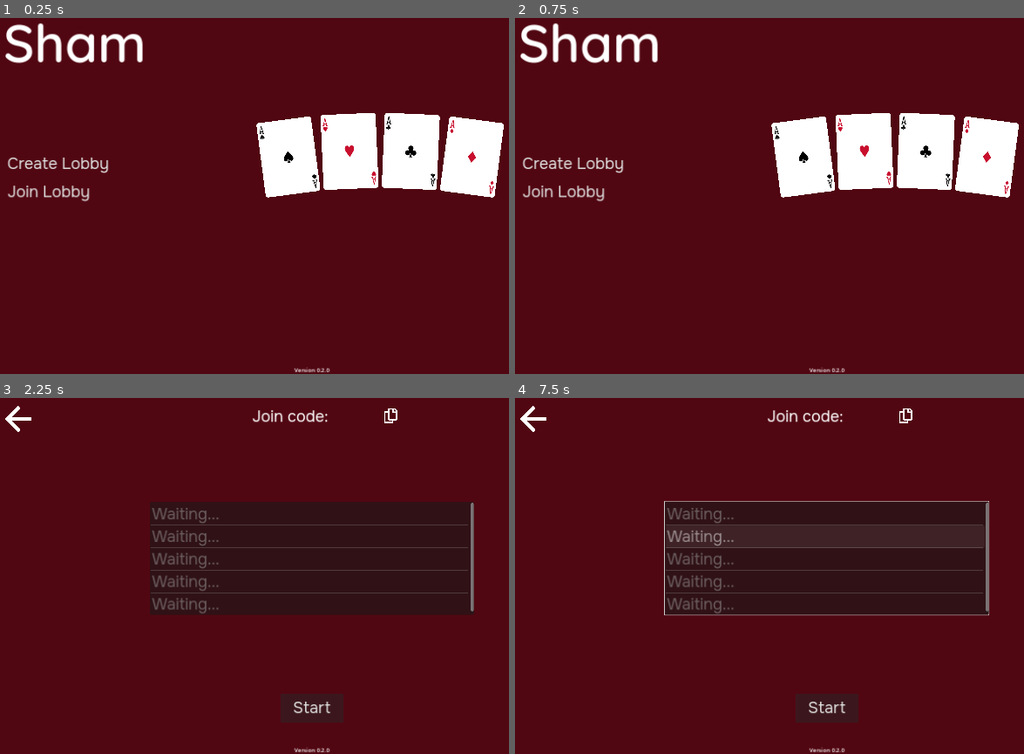
Above: before the commit, frames 1-4 (two rows, left to right).
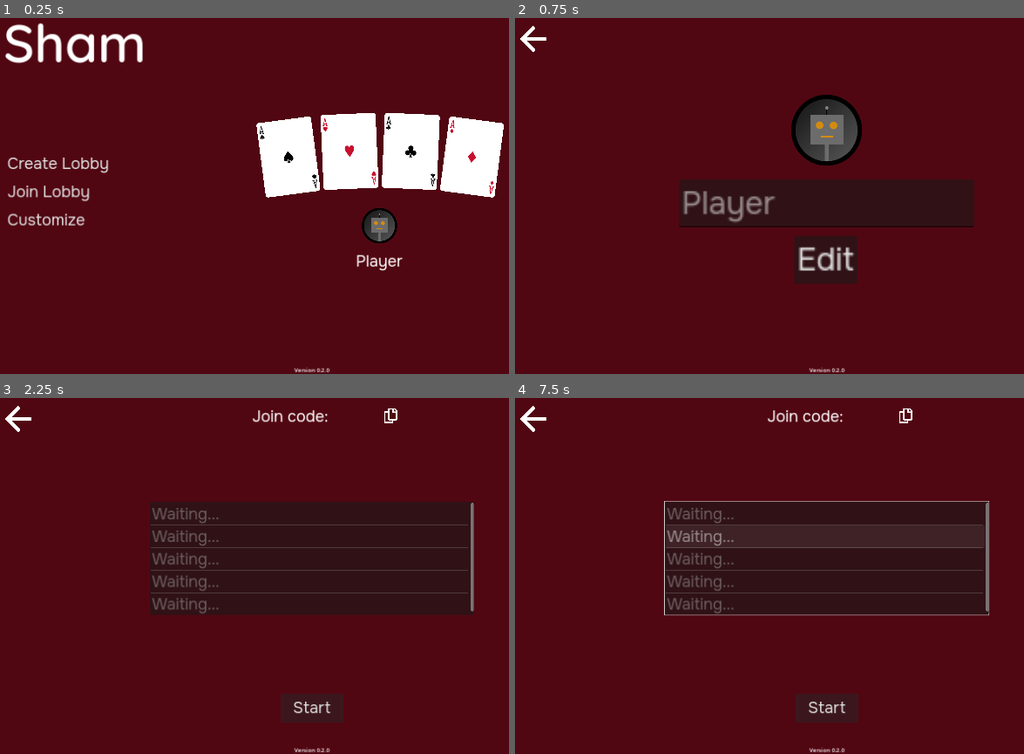
Above: after the commit, the same moments.

Repository: sanujs/cheat-game
Game: Godot game, scene res://scenes/title_screen.tscn
Two runs of this game, one before a commit and one after it. Both use one fixed random seed, a clock stepped at 60 frames per second and the inputs below. This scene is started directly instead of the project's main scene.
Inputs (mouse positions are in pixels of both pictures, inside the frame that each line leads up to):
- Up to frame 1 (0.25 s): no input
- Up to frame 2 (0.75 s): click (576, 220) at 0.5 s, where only the run after the commit has a clickable "Customize"
- Up to frame 3 (2.25 s): click (15, 419) at 1.27 s; click "Create Lobby" at 2 s
- Up to frame 4 (7.5 s): click (530, 419) at 2.75 s; click "Create Lobby" at 3.5 s; click "Start" at 4.25 s; click "Start" at 5 s; click "Start" at 5.75 s; click (906, 415) at 6.5 s; tap Enter at 7.25 s; move the mouse to (978, 543) at 7.27 s; press the mouse at (978, 543) at 7.28 s

The runs differ from the first frame. In frame 1, 1.0% of the frame differs, in the area x 1-80%, y 53-72%; in frame 2, 20%, in the area x 1-99%, y 1-75%; in frame 3, less than 0.1%; in frame 4, less than 0.1%.

Commit message:
New Customize scene and a separate MainPlayer scene

Diff:
--- a/client/cheat/globals.gd
+++ b/client/cheat/globals.gd
@@ -2,4 +2,5 @@
 
 var join_code: String = ""
 var uuid: String = ""
+var player_name: String = "Player"
 var player_uuids: Array = []
--- a/client/cheat/main.tscn
+++ b/client/cheat/main.tscn
@@ -185,6 +185,7 @@
 position = Vector2(1579, 541)
 
 [node name="GameOver" parent="." instance=ExtResource("8_beq7f")]
+visible = false
 
 [connection signal="pressed" from="PlayUI/PlayCards" to="." method="_on_play_cards_pressed"]
 [connection signal="pressed" from="PlayUI/Pass" to="." method="_on_pass_pressed"]
--- /dev/null
+++ b/client/cheat/main_player.gd
@@ -0,0 +1,25 @@
+extends Node2D
+
+class_name MainPlayer
+
+@onready var nameLabel: Label = $NameLabel
+@onready var avatar: Sprite2D = $Avatar
+@onready var editNodes = $Edit
+@onready var nameInput = $Edit/ChangeName
+
+var editing: bool = false
+
+func _ready() -> void:
+	nameLabel.set_text(Globals.player_name)
+	nameInput.set_placeholder(Globals.player_name)
+
+func set_editing(new_state: bool):
+	editing = new_state
+	editNodes.visible = new_state
+	nameLabel.visible = !new_state
+
+func _on_change_name_text_submitted(new_text: String) -> void:
+	Globals.player_name = new_text
+	nameLabel.set_text(Globals.player_name)
+	nameInput.set_placeholder(Globals.player_name)
+	set_editing(false)
--- /dev/null
+++ b/client/cheat/scenes/customize.gd
@@ -0,0 +1,11 @@
+extends Control
+class_name Customize
+
+@onready var mainPlayer: MainPlayer = $MainPlayer
+
+func _ready() -> void:
+	mainPlayer.set_editing(true)
+
+
+func _on_back_pressed() -> void:
+	get_tree().change_scene_to_file("res://scenes/title_screen.tscn")
--- /dev/null
+++ b/client/cheat/scenes/customize.tscn
@@ -0,0 +1,32 @@
+[gd_scene load_steps=5 format=3 uid="uid://bumisg0sbf3xk"]
+
+[ext_resource type="Script" path="res://scenes/customize.gd" id="1_484td"]
+[ext_resource type="Theme" uid="uid://b1rxna748pd04" path="res://themes/icon_button.tres" id="1_lw81a"]
+[ext_resource type="Texture2D" uid="uid://bagjtqkqm0rpy" path="res://assets/back_arrow.svg" id="2_lsyf6"]
+[ext_resource type="PackedScene" uid="uid://dt2m3l3v2j5ky" path="res://scenes/main_player.tscn" id="3_qo76m"]
+
+[node name="Customize" type="Control"]
+layout_mode = 3
+anchors_preset = 15
+anchor_right = 1.0
+anchor_bottom = 1.0
+grow_horizontal = 2
+grow_vertical = 2
+script = ExtResource("1_484td")
+
+[node name="Back" type="Button" parent="."]
+layout_mode = 0
+offset_left = 120.0
+offset_top = 92.0
+offset_right = 516.0
+offset_bottom = 492.0
+scale = Vector2(0.185, 0.185)
+theme = ExtResource("1_lw81a")
+icon = ExtResource("2_lsyf6")
+icon_alignment = 1
+
+[node name="MainPlayer" parent="." instance=ExtResource("3_qo76m")]
+position = Vector2(990, 388)
+scale = Vector2(2, 2)
+
+[connection signal="pressed" from="Back" to="." method="_on_back_pressed"]
--- /dev/null
+++ b/client/cheat/scenes/main_player.tscn
@@ -0,0 +1,42 @@
+[gd_scene load_steps=5 format=3 uid="uid://dt2m3l3v2j5ky"]
+
+[ext_resource type="Script" path="res://main_player.gd" id="1_ilc0a"]
+[ext_resource type="Texture2D" uid="uid://ba6x81hfh1gnm" path="res://assets/avatar-1.svg" id="2_8oy4r"]
+[ext_resource type="Theme" uid="uid://d1fhtyedr8xvc" path="res://themes/main_theme.tres" id="3_hqjfr"]
+[ext_resource type="Theme" uid="uid://bnxvoo2u66imq" path="res://themes/alt_button.tres" id="4_s863v"]
+
+[node name="MainPlayer" type="Node2D"]
+script = ExtResource("1_ilc0a")
+
+[node name="Avatar" type="Sprite2D" parent="."]
+scale = Vector2(0.5, 0.5)
+texture = ExtResource("2_8oy4r")
+
+[node name="NameLabel" type="Label" parent="."]
+offset_left = -210.0
+offset_top = 71.0
+offset_right = 210.0
+offset_bottom = 129.0
+theme = ExtResource("3_hqjfr")
+text = "Player"
+horizontal_alignment = 1
+
+[node name="Edit" type="Node2D" parent="."]
+visible = false
+
+[node name="ChangeName" type="LineEdit" parent="Edit"]
+offset_left = -210.0
+offset_top = 70.0
+offset_right = 210.0
+offset_bottom = 136.0
+theme = ExtResource("3_hqjfr")
+
+[node name="EditButton" type="Button" parent="Edit"]
+offset_left = -46.0
+offset_top = 150.0
+offset_right = 43.0
+offset_bottom = 216.0
+theme = ExtResource("4_s863v")
+text = "Edit"
+
+[connection signal="text_submitted" from="Edit/ChangeName" to="." method="_on_change_name_text_submitted"]
--- a/client/cheat/scenes/title_screen.tscn
+++ b/client/cheat/scenes/title_screen.tscn
@@ -1,10 +1,11 @@
-[gd_scene load_steps=6 format=3 uid="uid://c6ncoaqxokmpx"]
+[gd_scene load_steps=7 format=3 uid="uid://c6ncoaqxokmpx"]
 
 [ext_resource type="Script" path="res://title_screen.gd" id="1_y7o3b"]
 [ext_resource type="Theme" uid="uid://d1fhtyedr8xvc" path="res://themes/main_theme.tres" id="2_0ngnq"]
 [ext_resource type="FontFile" uid="uid://d017b5exh2gi0" path="res://fonts/Quicksand-SemiBold.ttf" id="3_q8i5a"]
 [ext_resource type="PackedScene" uid="uid://n8vfd3ncsak" path="res://scenes/hand.tscn" id="4_a02u5"]
 [ext_resource type="PackedScene" uid="uid://ci06c270f0q8a" path="res://scenes/card/card.tscn" id="5_qowsr"]
+[ext_resource type="PackedScene" uid="uid://dt2m3l3v2j5ky" path="res://scenes/main_player.tscn" id="6_5v5ci"]
 
 [node name="TitleScreen" type="Control"]
 layout_mode = 3
@@ -33,6 +34,12 @@
 text = "Join Lobby"
 alignment = 0
 
+[node name="Customize" type="Button" parent="VBoxContainer"]
+layout_mode = 2
+theme = ExtResource("2_0ngnq")
+text = "Customize"
+alignment = 0
+
 [node name="Title" type="Label" parent="."]
 layout_mode = 0
 offset_left = 114.0
@@ -46,5 +53,9 @@
 [node name="Hand" parent="." instance=ExtResource("4_a02u5")]
 position = Vector2(1185, 2446)
 
+[node name="MainPlayer" parent="." instance=ExtResource("6_5v5ci")]
+position = Vector2(1183, 659)
+
 [connection signal="pressed" from="VBoxContainer/Create" to="." method="_on_create_pressed"]
 [connection signal="pressed" from="VBoxContainer/Join" to="." method="_on_join_pressed"]
+[connection signal="pressed" from="VBoxContainer/Customize" to="." method="_on_customize_pressed"]
--- a/client/cheat/title_screen.gd
+++ b/client/cheat/title_screen.gd
@@ -26,3 +26,7 @@
 
 func _on_create_pressed() -> void:
 	get_tree().change_scene_to_file("res://scenes/lobby_screen.tscn")
+
+
+func _on_customize_pressed() -> void:
+	get_tree().change_scene_to_file("res://scenes/customize.tscn")
